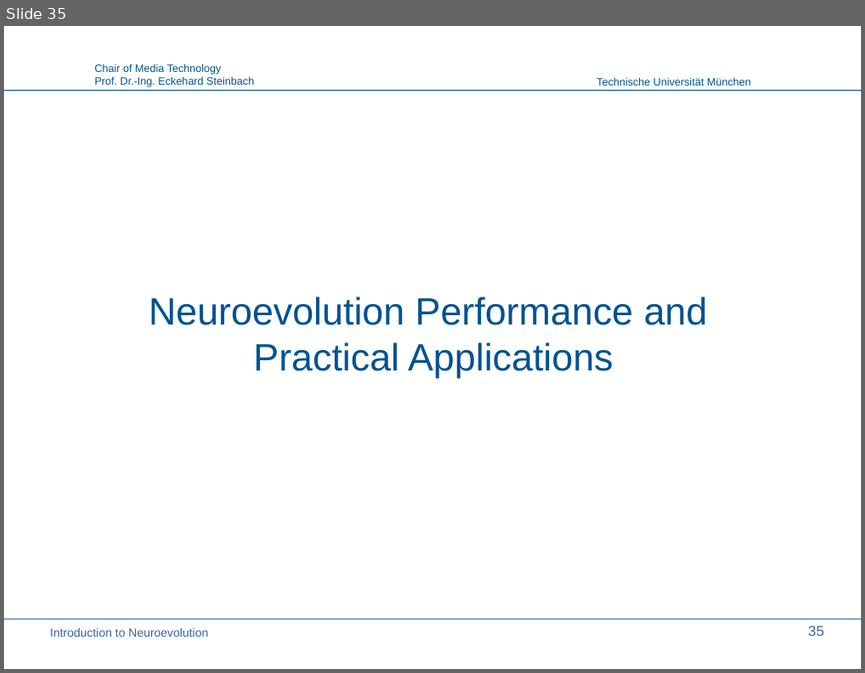
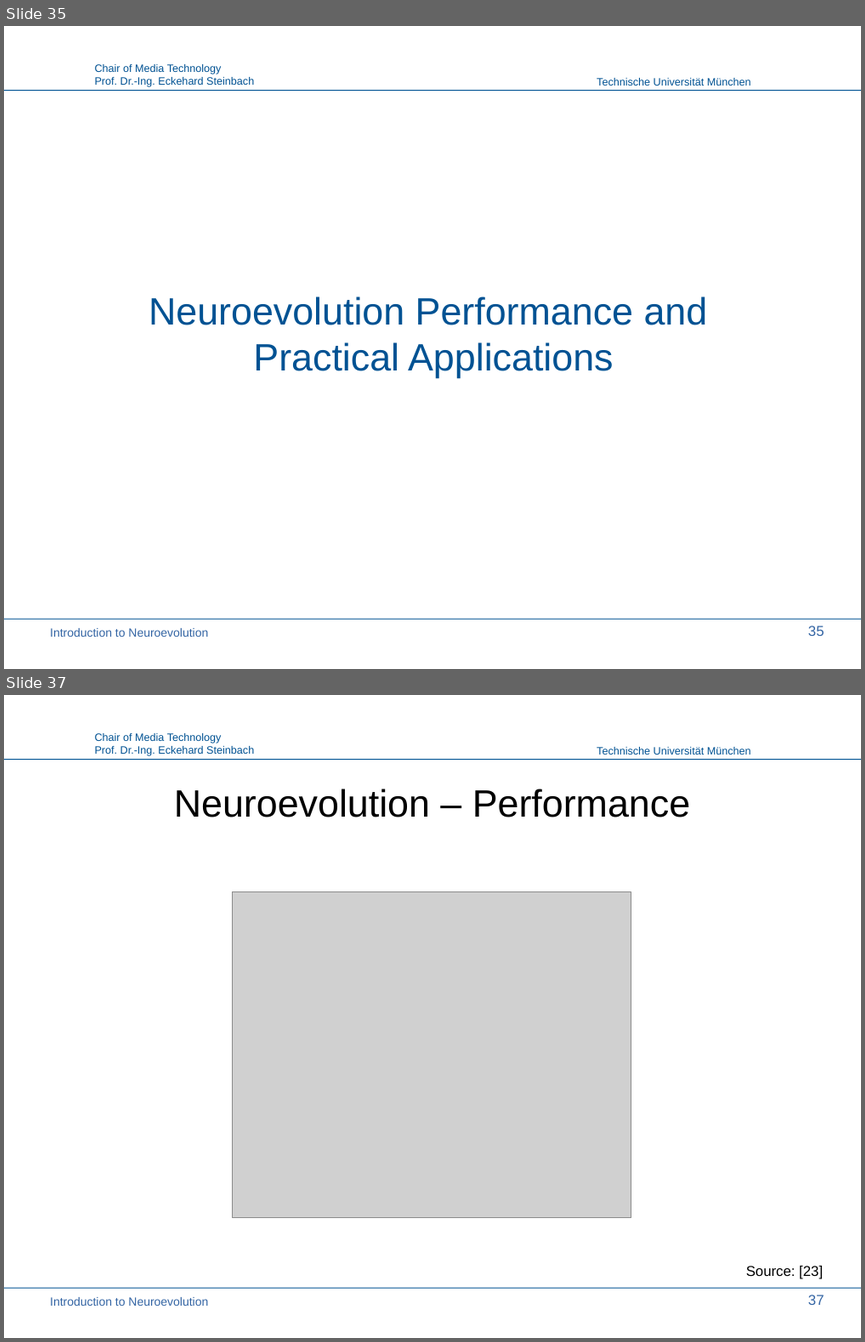
Before and after one commit to PaulPauls/Neuroevolution_of_Augmenting_Topologies_Paper, a slide deck: presentation/neuroevolution_presentation.odp. Shown one above the other, each under a label of ours: slide 35 before the commit, slides 35 and 37 after it; the slides between them are not shown. The pictures are 865x673 and 865x1342 pixels, drawn with LibreOffice and Linux fonts; fonts in the diff are those of the drawing; grey boxes stand for pictures; background and template pictures are left out. Boxes give left, top, right and bottom in pixels: in the first picture for what was removed or moved away, otherwise in the second. Text is boxed around its words. In the diff, an @@ line names an element or a change of style, - is before the commit and + after.

Commit message:
Add rea18 performance comparison; Finish presentation

```diff
--- a/presentation/neuroevolution_presentation.odp
+++ b/presentation/neuroevolution_presentation.odp
@@ slide 37 added at box(4, 695, 861, 1338), background #FFFFFF; not listed: 4 template elements that a slide beside it also shows @@
@@ title added at box(174, 789, 690, 817), 32 pt, text #000000 @@
+Neuroevolution – Performance
@@ picture added at box(233, 892, 631, 1218) @@
@@ text added at box(746, 1265, 823, 1279), 12 pt, text #000000 @@
+Source: [23]
@@ text added at box(50, 1297, 208, 1305), 10 pt, text #3465A4 @@
+Introduction to Neuroevolution
@@ page number added at box(808, 1294, 824, 1304), 12 pt, text #3465A4 @@
+37
```
Also in this commit, not shown: 2 slides changed, 2 other slides added, 1 slide removed, 2 other files.
